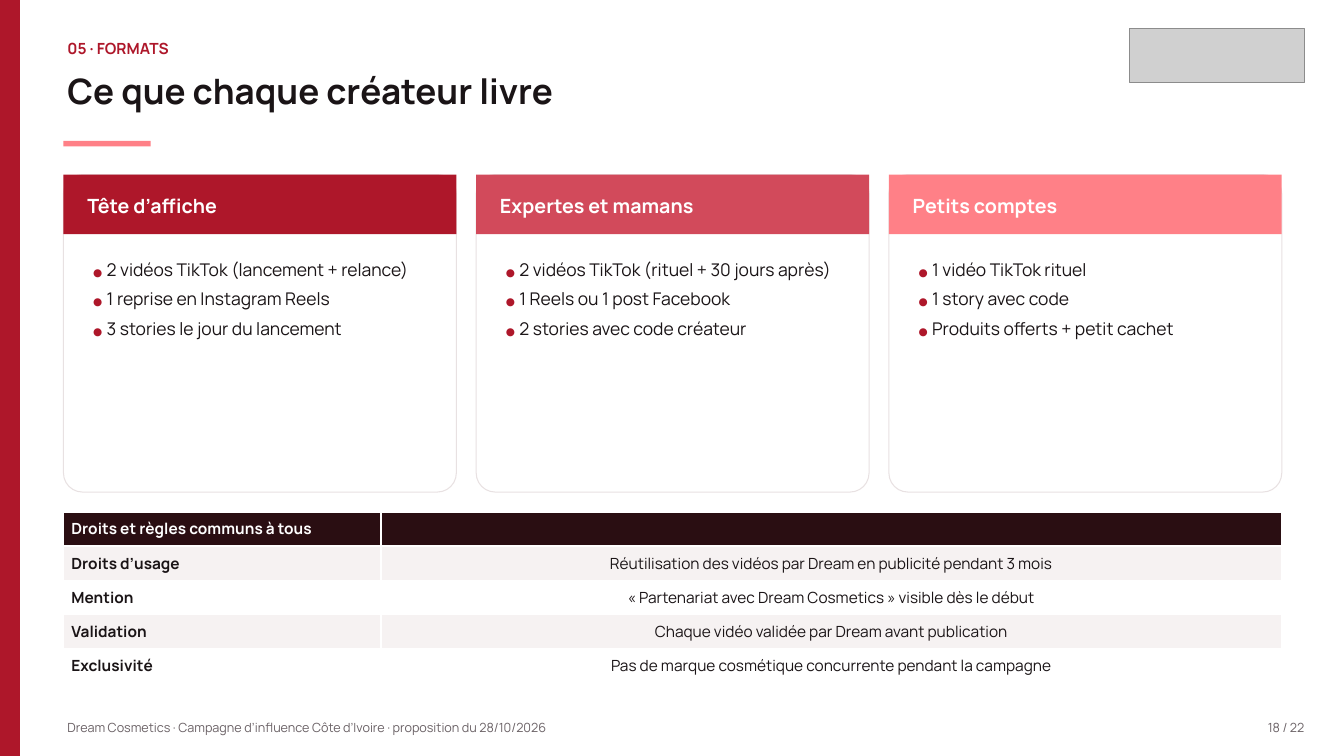
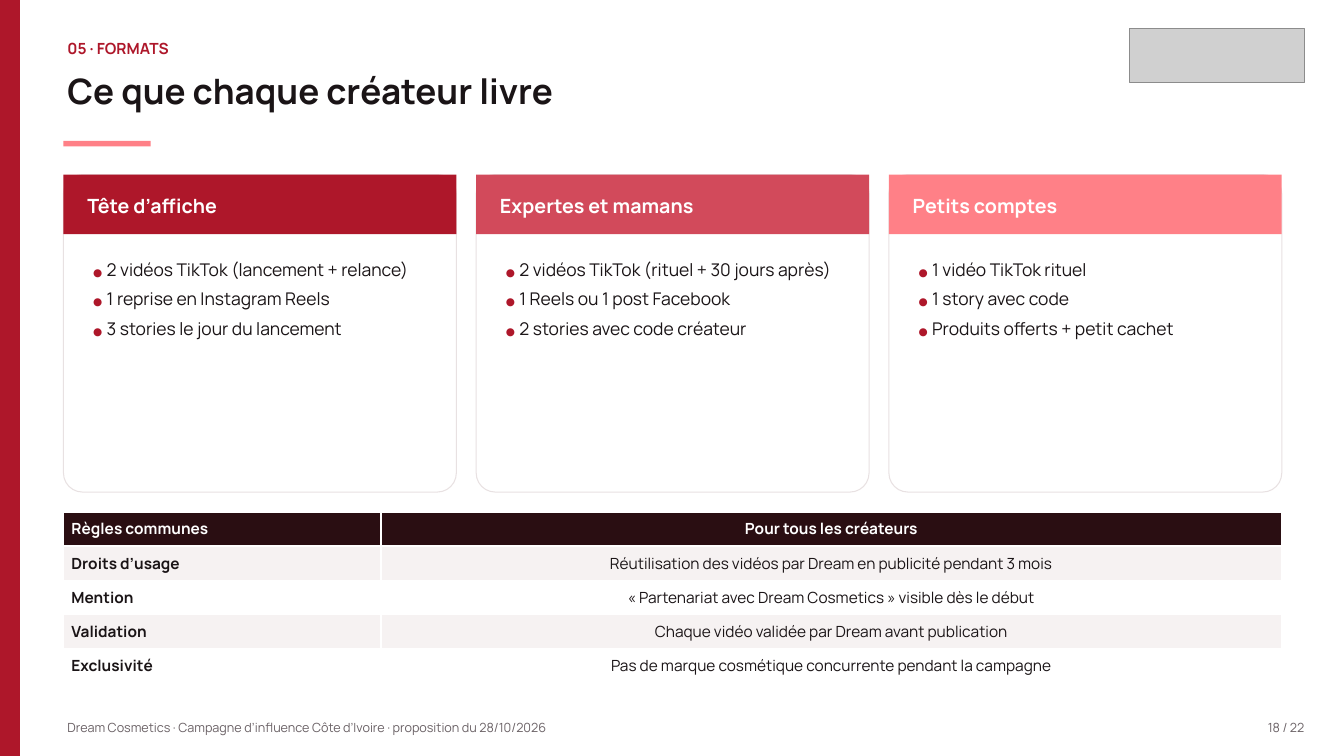
Before and after one commit to leslita06/fatima-unifood-fictif, a slide deck: slide 18 of tmp-tj/261028_DreamCosmetics_campagne-influence-CI_v1.pptx. Drawn at 1344x756 pixels with LibreOffice and Linux fonts; fonts in the diff are those of the drawing; grey boxes stand for pictures. Boxes give left, top, right and bottom in pixels: in the first picture for what was removed or moved away, otherwise in the second. Text is boxed around its words. In the diff, an @@ line names an element or a change of style, - is before the commit and + after.

```diff
--- a/tmp-tj/261028_DreamCosmetics_campagne-influence-CI_v1.pptx
+++ b/tmp-tj/261028_DreamCosmetics_campagne-influence-CI_v1.pptx
@@ table at bbox=[64, 512, 1282, 683] @@
-row 1, column 1: Droits et règles communs à tous
+row 1, column 1: Règles communes
-row 1, column 2: 
+row 1, column 2: Pour tous les créateurs
```
Also in this commit, not shown: 3 other slides changed.
